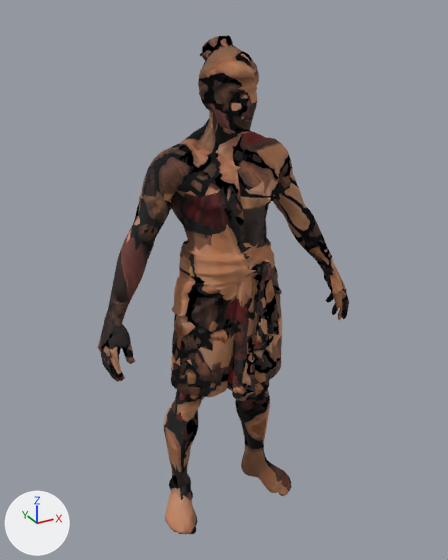
Renders of the FBX model aset-mentah/mixamo/wijaya-untuk-mixamo.fbx from each side of a commit.
Both versions are drawn from a camera (50 mm lens) standing at (-0.921, -1.642, 1.775) and looking at (0.003, 0.037, 0.936). Lighting does not change. The marker at lower left points along +X, +Y and +Z. The older version comes first. Vertices at exactly the same position are counted once.

Names of what the first picture shows: 'rendah'.
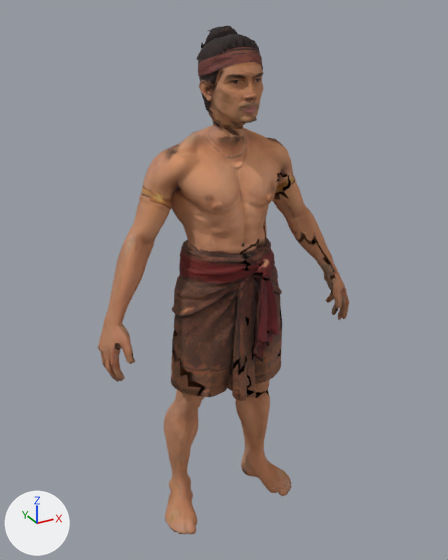
Pixel boxes [x1, y1, x2, y2] of what changed, in the pictures (448 x 560 px):
'rendah', reshaped: before [98, 36, 349, 534]; after [98, 26, 349, 534]
part 1 of me_rendah, built on: before [176, 36, 348, 403]; after [176, 26, 348, 403]
part 2 of me_rendah, surface changed: before [98, 63, 349, 534]; after [98, 98, 349, 534]

The change, as a diff of the scene's bpy script:
```diff
--- a/aset-mentah/mixamo/wijaya-untuk-mixamo.fbx.py
+++ b/aset-mentah/mixamo/wijaya-untuk-mixamo.fbx.py
@@ me_rendah @@
 # used by ob_rendah; location = (0.0, 0.0, 0.0)
-me_rendah.from_pydata(...)  # 7441 vertices, 14998 faces; spans x -0.46..0.47, y -0.16..0.16, z 0.0..1.7
+me_rendah.from_pydata(...)  # 8535 vertices, 17320 faces; spans x -0.46..0.47, y -0.16..0.16, z 0.0..1.73
+# me_rendah part 1: 230 vertices moved within x -0.39..0.46, y -0.14..0.14, z 0.43..1.7; 410 vertices removed from x -0.17..0.41, y -0.1..0.14, z 0.6..1.7; 1504 vertices added at x -0.17..0.4, y -0.14..0.12, z 0.6..1.73
+# me_rendah part 2: 12731 kept faces spanning x -0.46..0.47, y -0.16..0.16, z 0.0..1.66 get new texture (UV) coordinates
+# other edits to the shape of me_rendah do not show in these pictures
 me_rendah.materials.append(mat_karakter)
```
